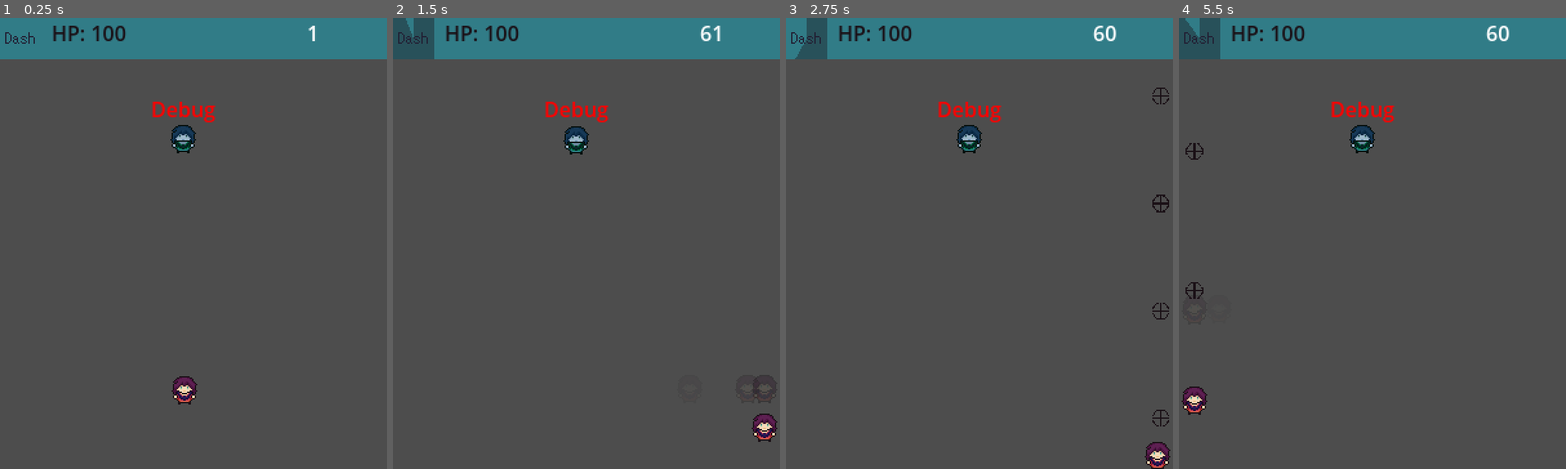
Above: before the commit, frames 1-4 (left to right).
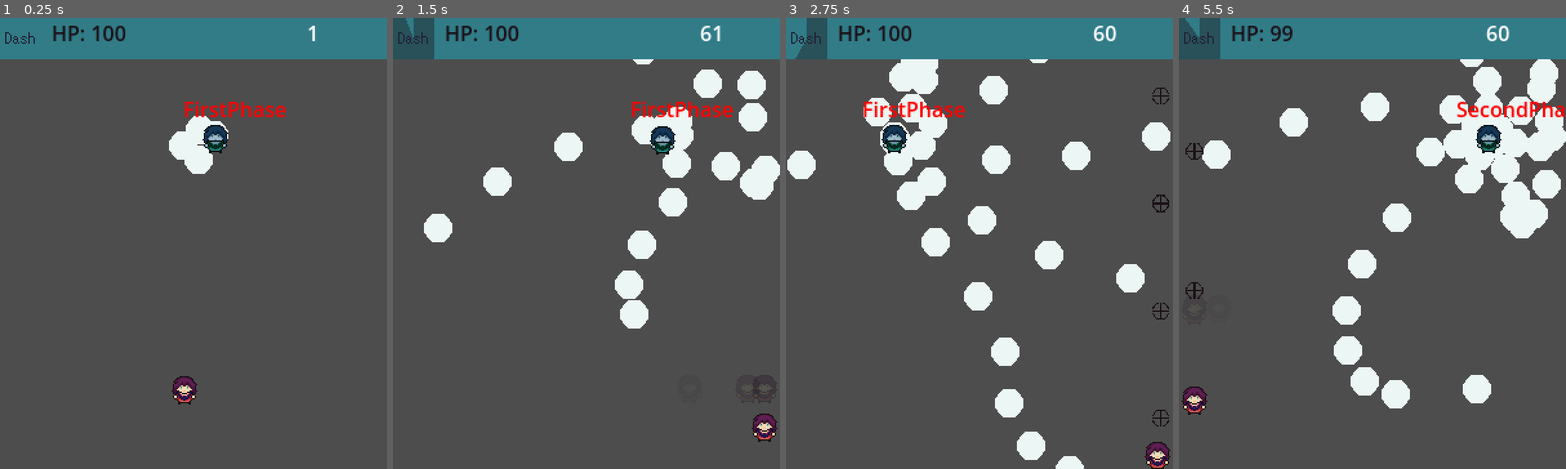
Above: after the commit, the same moments.

Repository: SantiagoBoscan07/Project-Transmutation
Game: Godot game, scene res://Scenes/Test/Test.tscn
Two runs of this game, one before a commit and one after it. Both use one fixed random seed, a clock stepped at 60 frames per second and the inputs below. The project has no main scene, so this scene is started directly.
Inputs:
- Up to frame 1 (0.25 s): no input
- Up to frame 2 (1.5 s): hold Right (move_right) 0.53-1.28 s; hold Shift (dash) 0.53-1.28 s; hold Down (move_down) from 1.28 s (still down); tap Shift (dash) at 1.35 s
- Up to frame 3 (2.75 s): release Down (move_down) at 2.03 s; hold Right (move_right) from 2.03 s (still down); hold Space (shoot) from 2.03 s (still down); tap Shift (dash) at 2.3 s
- Up to frame 4 (5.5 s): release Right (move_right) at 2.78 s; release Space (shoot) at 2.78 s; hold Up (move_up) 2.78-3.53 s; tap Z (switch_mode) at 2.85 s; tap Shift (dash) at 3.05, 4.35, 5.3 s; hold Shift (dash) 3.53-4.28 s; hold Left (move_left) 3.53-5.03 s; hold Down (move_down) from 5.03 s (still down); hold Space (shoot) from 5.03 s (still down)

The runs differ from the first frame. In frame 1, 2.0% of the frame differs, in the area x 39-74%, y 18-35%; in frame 2, 7.2%; in frame 3, 9.5%; in frame 4, 12%, in the area x 6-100%, y 1-87%.

Commit message:
Switching Hitbox/Hurtbox

Diff:
--- a/Scenes/Player/HurtboxSwitch.gd
+++ b/Scenes/Player/HurtboxSwitch.gd
@@ -1,19 +1,17 @@
 extends Node2D
 
-@export var modeManager: Node
+
 @export var lightHurtbox: Area2D
 @export var shadowHurtbox: Area2D
 
 func _ready():
-	switch(modeManager.current_mode)
-	modeManager.mode_switch.connect(switch)
+	switch(ModeManager.current_mode)
+	ModeManager.mode_switch.connect(switch)
 
 func switch(mode):
 	if mode == 0:
-		print(str(modeManager.current_mode))
+		shadowHurtbox.is_invicible = false
+		lightHurtbox.is_invicible = true
+	elif mode == 1:
 		shadowHurtbox.is_invicible = true
 		lightHurtbox.is_invicible = false
-	else:
-		print(str(modeManager.current_mode))
-		shadowHurtbox.is_invicible = false
-		lightHurtbox.is_invicible = true
--- a/Scenes/Player/player.tscn
+++ b/Scenes/Player/player.tscn
@@ -13,7 +13,6 @@
 [ext_resource type="Script" path="res://Scripts/Misc/Flash.gd" id="10_iybpp"]
 [ext_resource type="Script" path="res://Scripts/Misc/Idle.gd" id="11_lwfiv"]
 [ext_resource type="Script" path="res://Scenes/Player/HurtboxSwitch.gd" id="13_6fhlb"]
-[ext_resource type="Script" path="res://Scripts/Misc/ModeManager.gd" id="14_kd0ax"]
 
 [sub_resource type="CircleShape2D" id="CircleShape2D_h00vk"]
 radius = 6.0
@@ -65,7 +64,12 @@
 script = ExtResource("8_tejuy")
 health = 100
 
-[node name="Hurt" type="Node" parent="Components" node_paths=PackedStringArray("health", "hurtbox")]
+[node name="ShadowHurt" type="Node" parent="Components" node_paths=PackedStringArray("health", "hurtbox")]
+script = ExtResource("9_buh61")
+health = NodePath("../Health")
+hurtbox = NodePath("../../Areas/HurtboxShadow")
+
+[node name="LightHurt" type="Node" parent="Components" node_paths=PackedStringArray("health", "hurtbox")]
 script = ExtResource("9_buh61")
 health = NodePath("../Health")
 hurtbox = NodePath("../../Areas/HurtboxLight")
@@ -125,14 +129,10 @@
 position = Vector2(0, 1)
 shape = SubResource("CapsuleShape2D_7hbsw")
 
-[node name="HurtboxManager" type="Node2D" parent="Areas" node_paths=PackedStringArray("modeManager", "lightHurtbox", "shadowHurtbox")]
+[node name="HurtboxManager" type="Node2D" parent="Areas" node_paths=PackedStringArray("lightHurtbox", "shadowHurtbox")]
 script = ExtResource("13_6fhlb")
-modeManager = NodePath("../ModeManager")
 lightHurtbox = NodePath("../HurtboxLight")
 shadowHurtbox = NodePath("../HurtboxShadow")
-
-[node name="ModeManager" type="Node" parent="Areas"]
-script = ExtResource("14_kd0ax")
 
 [connection signal="timeout" from="Timers/DashTimer" to="Components/Dash" method="_on_dash_timer_timeout"]
 [connection signal="timeout" from="Timers/GhostTimer" to="Components/Dash" method="_on_ghost_timer_timeout"]
--- a/Scenes/Test/Test.tscn
+++ b/Scenes/Test/Test.tscn
@@ -62,5 +62,4 @@
 spawnTime = 0.01
 
 [node name="Enemy" parent="." instance=ExtResource("5_4olau")]
-process_mode = 4
 position = Vector2(142, 92)
--- a/Scripts/Player/Dash.gd
+++ b/Scripts/Player/Dash.gd
@@ -20,6 +20,7 @@
 
 func boost():
 	hurtboxLight.is_invicible = true
+	hurtboxShadow.is_invicible = true
 	sprite.modulate.a = 150.0 / 250.0
 	ghost_timer.start()
 	boostSpeed = player.max_speed * 2
@@ -40,7 +41,10 @@
 
 
 func _on_dash_timer_timeout():
-	hurtboxLight.is_invicible = false
+	if ModeManager.current_mode == 0:
+		ModeManager.mode_switch.emit(0)
+	elif ModeManager.current_mode == 1:
+		ModeManager.mode_switch.emit(1)
 	sprite.modulate.a = 1.0
 	player.max_speed = player.normal_speed
 	ghost_timer.stop()
--- a/project.godot
+++ b/project.godot
@@ -21,6 +21,7 @@
 [autoload]
 
 Signals="*res://Scripts/Global/Signals.gd"
+ModeManager="*res://Scripts/Misc/ModeManager.gd"
 
 [display]
 
Not shown: 1 places in Scenes/Player/player.tscn that only renumber resources
